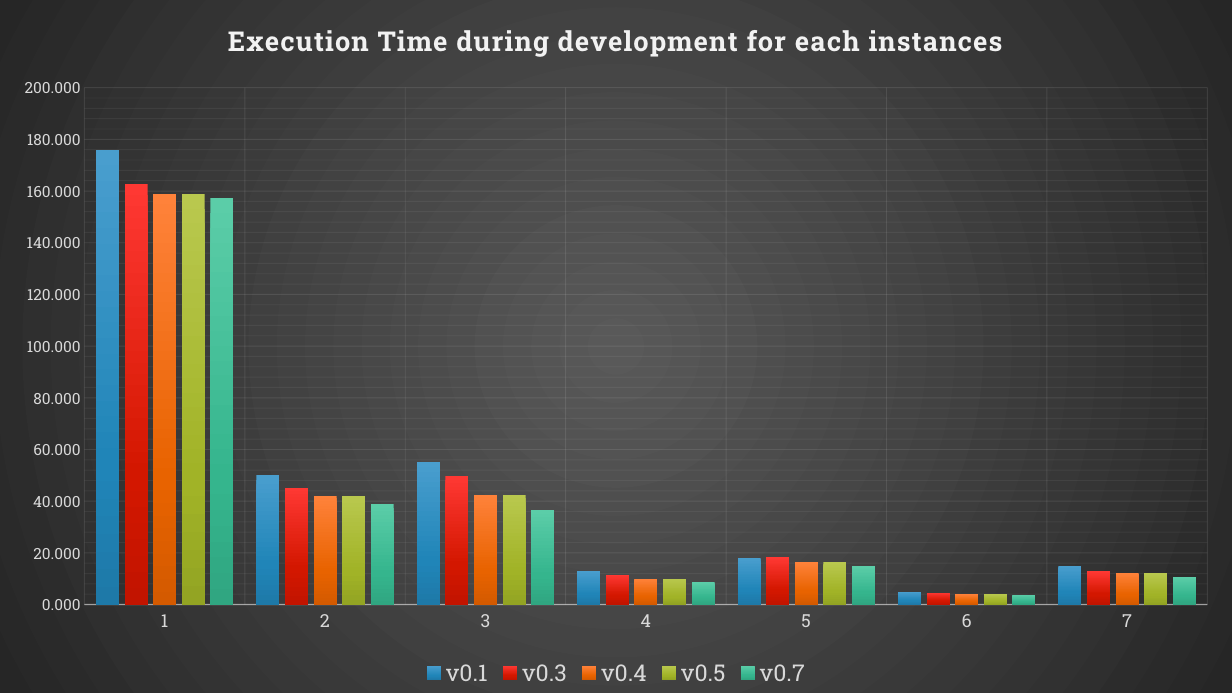
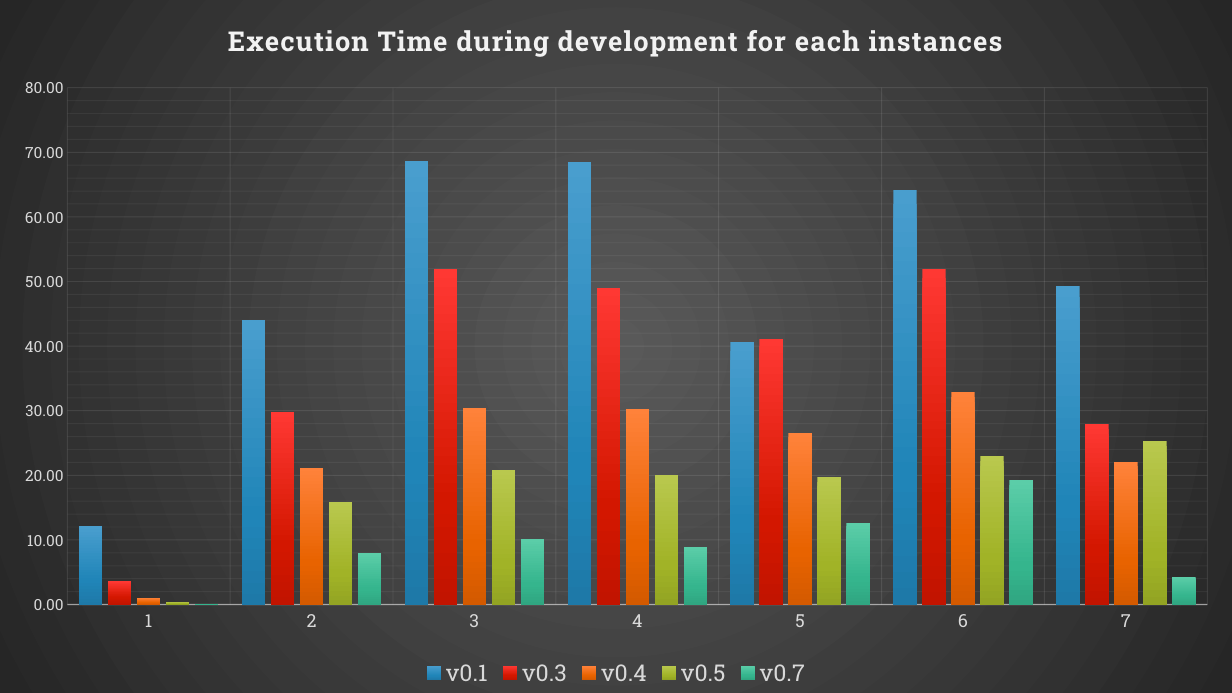
Before and after one commit to Jacopx/OMA_ExamTimeTable, a slide deck: slide 20 of PowerPoint/OMA-MZ_03-Presentation.pptx. Drawn at 1232x693 pixels with LibreOffice and Linux fonts; fonts in the diff are those of the drawing. Boxes give left, top, right and bottom in pixels: in the first picture for what was removed or moved away, otherwise in the second. Text is boxed around its words. In the diff, an @@ line names an element or a change of style, - is before the commit and + after.

```diff
--- a/PowerPoint/OMA-MZ_03-Presentation.pptx
+++ b/PowerPoint/OMA-MZ_03-Presentation.pptx
@@ column chart at <box>0,0,1232,693</box> @@
-v0.1: 176, 50, 55, 13, 18, 5, 15
+v0.1: 12, 44, 69, 68, 41, 64, 49
-v0.3: 163, 45, 50, 12, 18, 5, 13
+v0.3: 4, 30, 52, 49, 41, 52, 28
-v0.4: 159, 42, 43, 10, 16, 4, 12
+v0.4: 1, 21, 30, 30, 26, 33, 22
-v0.5: 159, 42, 43, 10, 16, 4, 12
+v0.5: 0, 16, 21, 20, 20, 23, 25
-v0.7: 157, 39, 36, 9, 15, 4, 11
+v0.7: 0, 8, 10, 9, 13, 19, 4
@@ value axis changed @@
```
Also in this commit, not shown: 1 other file.
